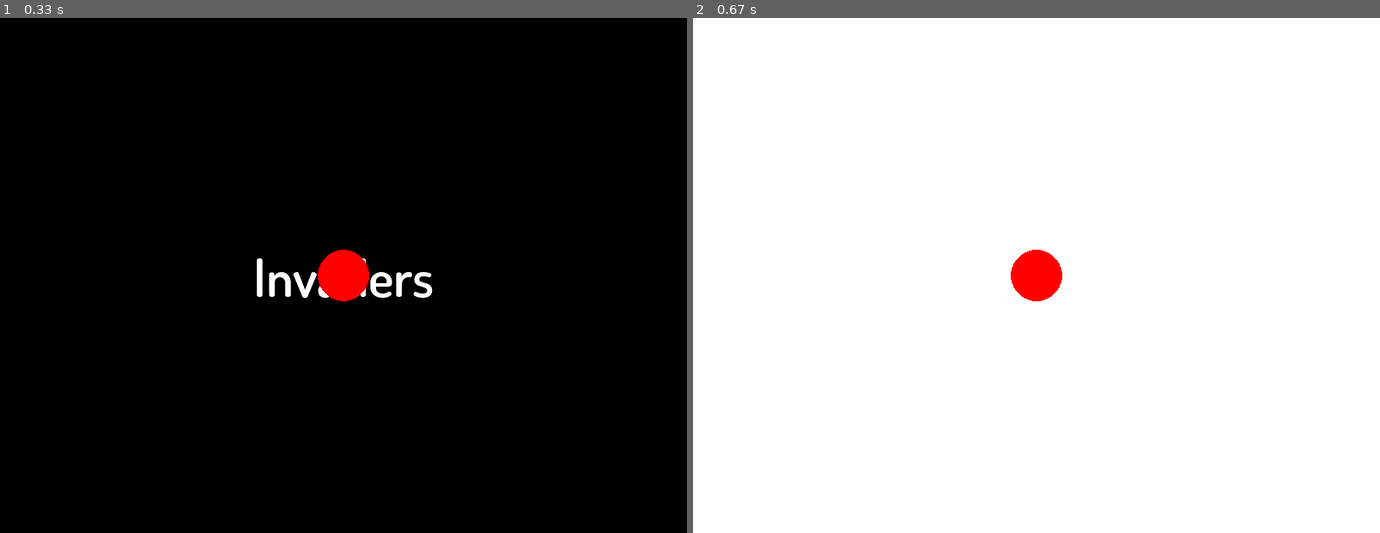
Above: before the commit, frames 1-2 (left to right).
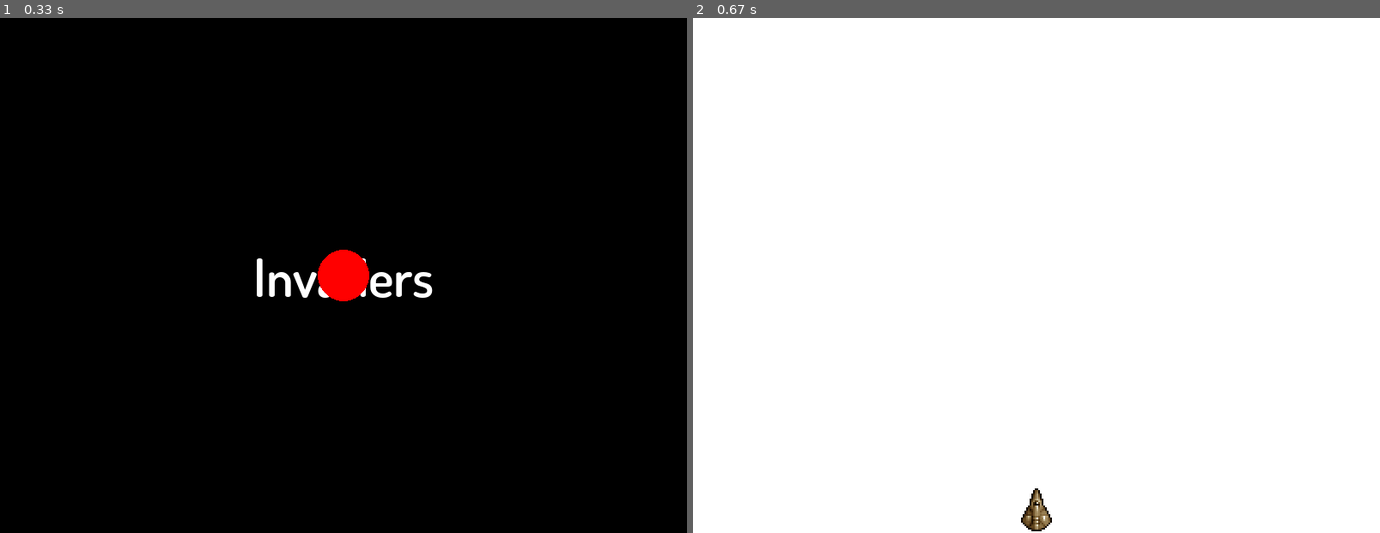
Above: after the commit, the same moments.

Repository: Sushirod/SpaceInvaders
Game: pygame game, started from src/pygame_app.py
Same seed, same stepped clock (60 frames per second), same inputs: the game is played once before the commit and once after it.
Inputs:
- Up to frame 1 (0.33 s): no input
- Up to frame 2 (0.67 s): tap Enter at 0.33 s

Frame 1 is identical in both runs. In frame 2, 0.8% of the frame differs, in the area x 46-54%, y 45-100%.

Commit message:
Se agrega clase ship y se dibuja nave en play_scene

Diff:
--- a/src/play_scene.py
+++ b/src/play_scene.py
@@ -1,10 +1,12 @@
 from Scene import Scene
+from ship import Ship
 import pygame
 
 class PlayScene(Scene):
     def __init__(self, app):
         self.app = app
         self.screen = app.screen
+        self.ship = Ship(app)
         super().__init__('PlayScene')
 
     def start(self):
@@ -20,7 +22,7 @@
 
     def draw(self):
         self.screen.fill((255,255,255))
-        pygame.draw.circle(self.screen,(255,0,0),(self.app.width/2,self.app.height/2), 30)
+        self.ship.draw()
 
     def exit(self):
         print('Termina:', self.name)
--- /dev/null
+++ b/src/ship.py
@@ -0,0 +1,16 @@
+import pygame
+
+class Ship:
+    def __init__(self,app):
+        self.screen = app.screen
+        self.screen_rect = app.screen.get_rect()
+        self.image = pygame.image.load("assets/images/ship.png")
+        self.rect = self.image.get_rect()
+        self.rect.midbottom = self.screen_rect.midbottom
+        self.speed = 0.15
+        self.x = float(self.rect.x)
+        self.move_right = False
+        self.move_left = False
+
+    def draw(self):
+        self.screen.blit(self.image, self.rect)
Binary file added: assets/images/ship.png
